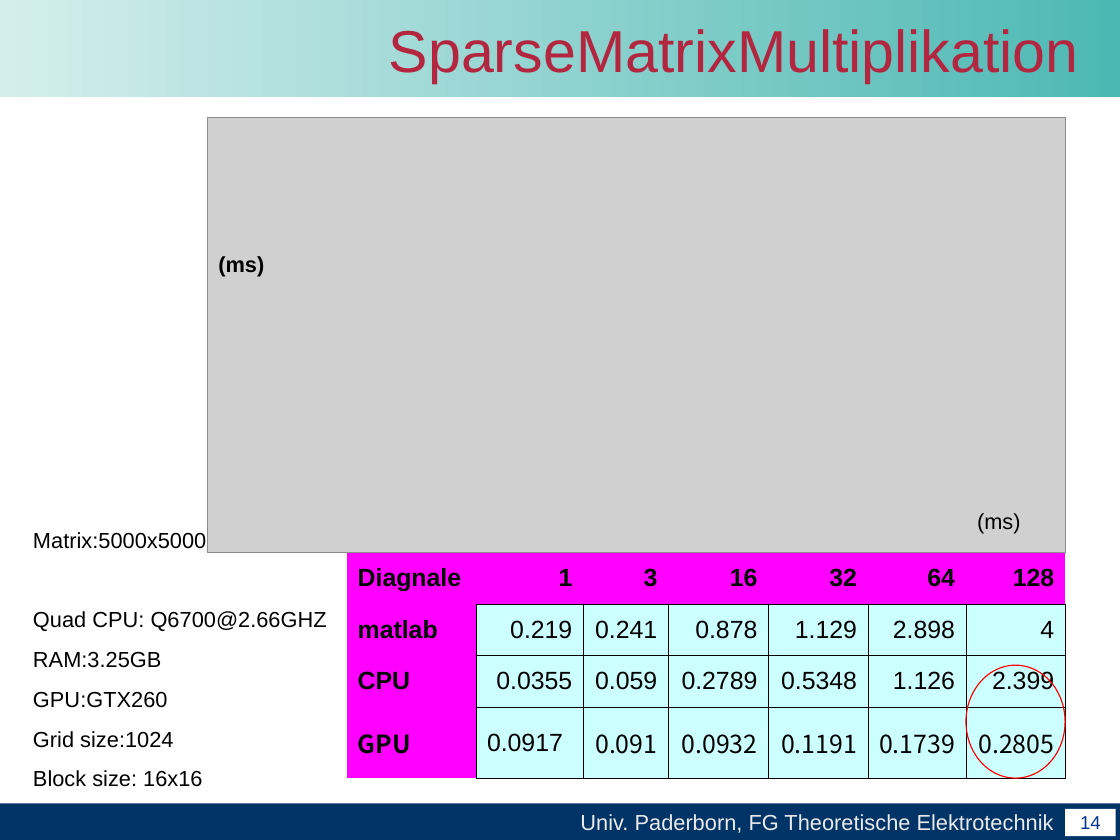
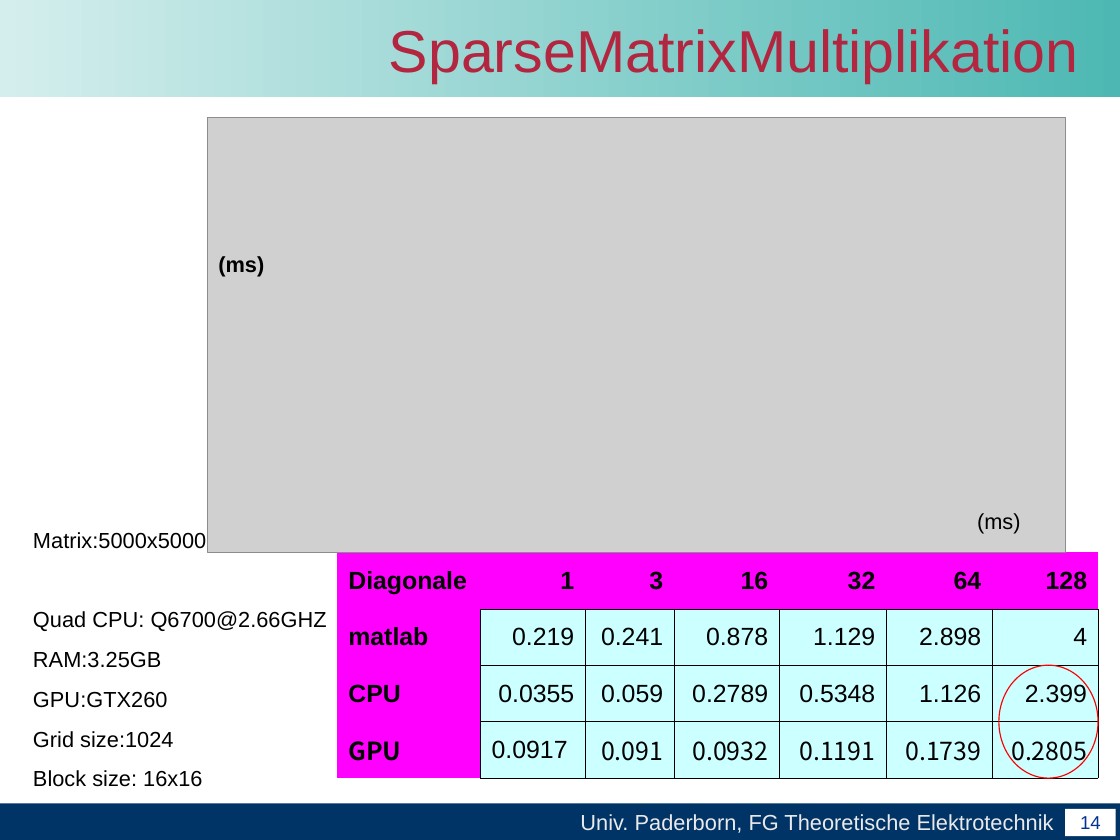
Before and after one commit to unconditional/projektarbeitcuda, a slide deck: slide 14 of Vortrag/Abschlussvortrag der Projektarbeit CUDA(xby).ppt. Drawn at 1120x840 pixels with LibreOffice and Linux fonts; fonts in the diff are those of the drawing; grey boxes stand for pictures; background and template pictures are left out. Boxes give left, top, right and bottom in pixels: in the first picture for what was removed or moved away, otherwise in the second. Text is boxed around its words. In the diff, an @@ line names an element or a change of style, - is before the commit and + after.

```diff
--- a/Vortrag/Abschlussvortrag der Projektarbeit CUDA(xby).ppt
+++ b/Vortrag/Abschlussvortrag der Projektarbeit CUDA(xby).ppt
@@ table at <box>337,552,1098,778</box> @@
-row 1, column 1: Diagnale
+row 1, column 1: Diagonale
@@ table: place and size @@
-table at <box>347,552,1066,778</box>
+table at <box>337,552,1098,778</box>
@@ ellipse: place and size @@
-ellipse at <box>967,665,1066,778</box>
+ellipse at <box>999,665,1099,778</box>
```
